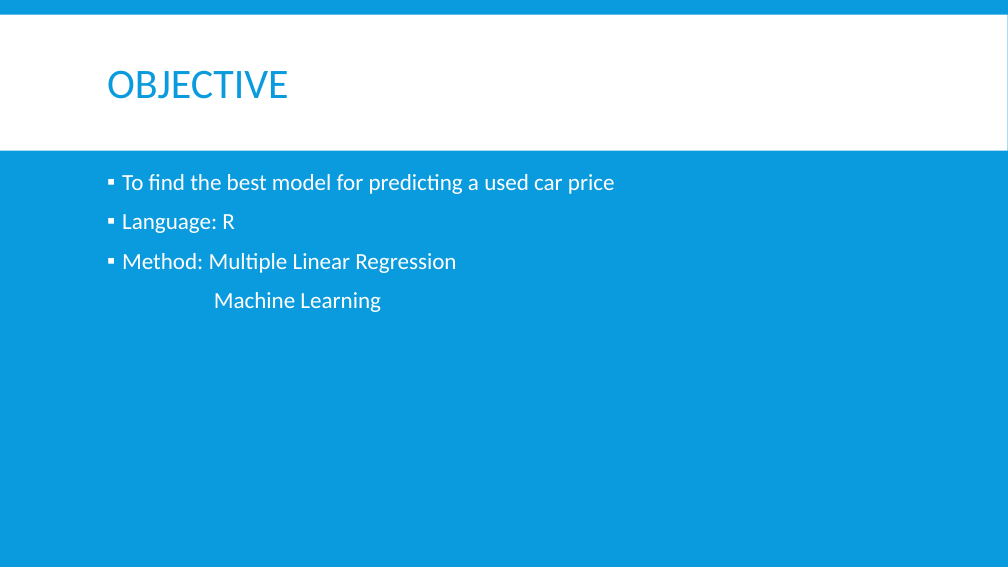
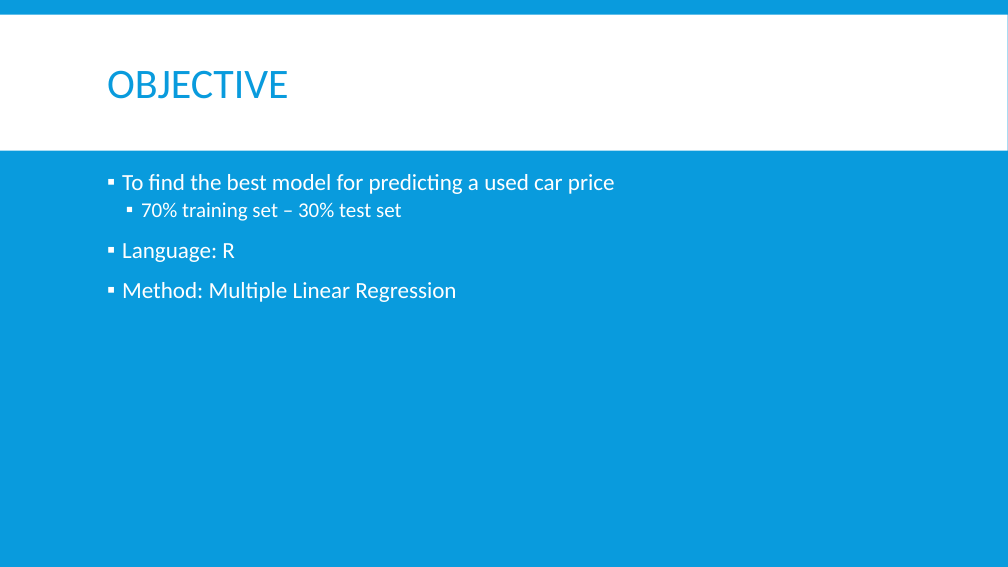
Before and after one commit to Jungujungu/NYCDSAproject2, a slide deck: slide 2 of R Project.pptx. Drawn at 1008x567 pixels with LibreOffice and Linux fonts; fonts in the diff are those of the drawing. Boxes give left, top, right and bottom in pixels: in the first picture for what was removed or moved away, otherwise in the second. Text is boxed around its words. In the diff, an @@ line names an element or a change of style, - is before the commit and + after.

```diff
--- a/R Project.pptx
+++ b/R Project.pptx
@@ text at [141,202,402,221]: paragraph added @@
+  ▪ 70% training set – 30% test set
@@ text at [214,292,381,312]: paragraph removed @@
-Machine Learning
```
Also in this commit, not shown: 8 other slides changed, 1 slide added, 2 slides removed, 5 other files.
